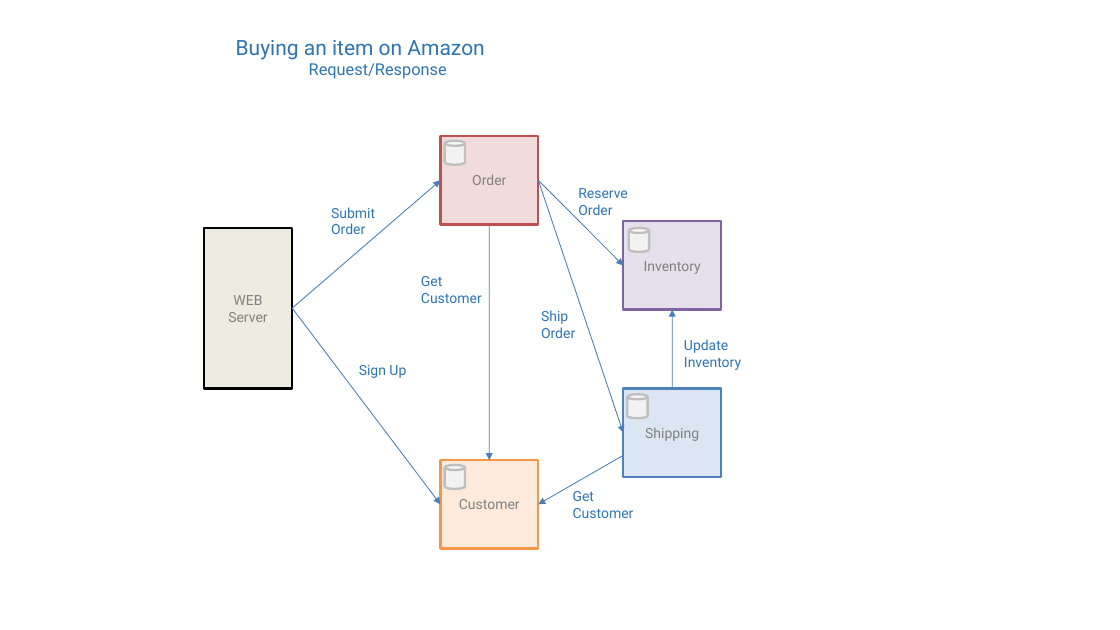
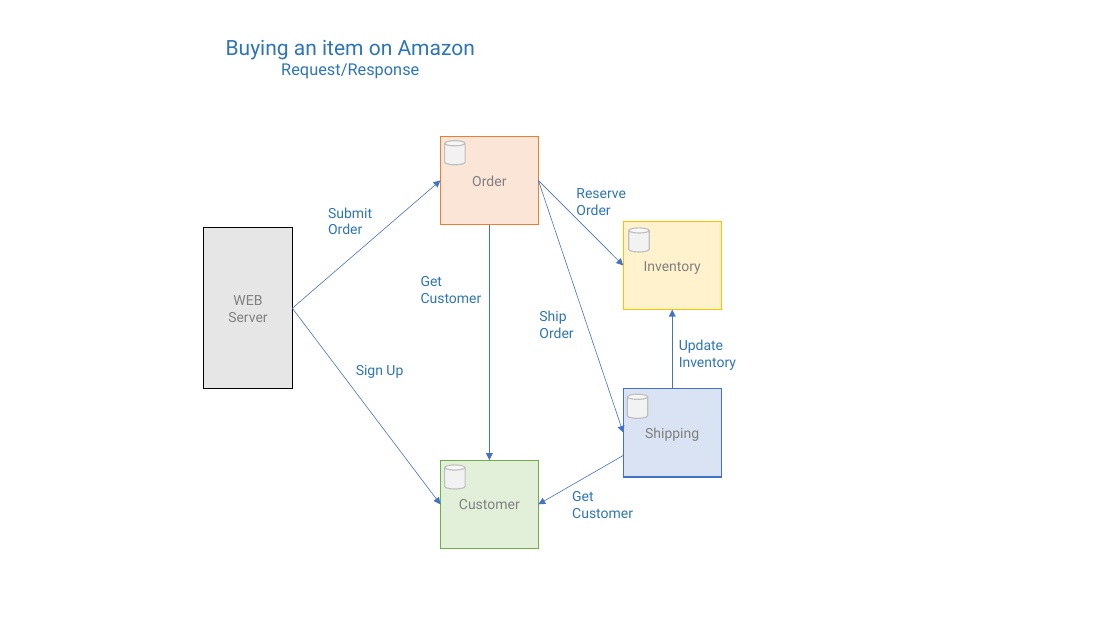
Before and after one commit to michaellif/event-driven-microservices-example, a slide deck: slide 7 of MicroservicesTraining.pptx. Drawn at 1120x630 pixels with LibreOffice and Linux fonts; fonts in the diff are those of the drawing. Boxes give left, top, right and bottom in pixels: in the first picture for what was removed or moved away, otherwise in the second. Text is boxed around its words. In the diff, an @@ line names an element or a change of style, - is before the commit and + after.

```diff
--- a/MicroservicesTraining.pptx
+++ b/MicroservicesTraining.pptx
@@ text "Buying an item on Amazon": place and size @@
-text "Buying an item on Amazon" at box(236, 40, 484, 79)
+text "Buying an item on Amazon" at box(226, 40, 475, 79)
@@ rectangle "Order" at box(440, 136, 539, 224): fill #F2DCDB to #FBE5D6; outline #C0504D 2 pt to #ED7D31 1 pt @@
@@ freeform shape removed at box(292, 181, 440, 308) @@
@@ arrow added from (292, 308) to (440, 181), #4472C4 0.5 pt @@
@@ freeform shape removed at box(539, 181, 623, 266) @@
@@ freeform shape removed at box(539, 181, 623, 433) @@
@@ arrow added from (539, 181) to (623, 266), #4472C4 0.5 pt @@
@@ arrow added from (539, 181) to (623, 433), #4472C4 0.5 pt @@
@@ text "Reserve" rewrapped from box(578, 188, 628, 215) to box(576, 188, 626, 219) @@
@@ freeform shape removed at box(489, 224, 489, 460) @@
@@ arrow added from (490, 224) to (490, 460), #4472C4 0.5 pt @@
@@ rectangle "Inventory" at box(623, 221, 722, 309): fill #E6E0EC to #FFF2CC; outline #8064A2 2 pt to #FFC000 1 pt @@
@@ freeform shape removed at box(292, 308, 440, 504) @@
@@ arrow added from (292, 308) to (440, 504), #4472C4 0.5 pt @@
@@ freeform shape removed at box(672, 310, 672, 389) @@
@@ arrow added from (672, 389) to (672, 310), #4472C4 0.5 pt @@
@@ text "Update": place and size @@
-text "Update" at box(684, 339, 741, 370)
+text "Update" at box(679, 339, 736, 370)
@@ rectangle "Shipping" at box(623, 389, 722, 477): fill #DCE6F2 to #DAE3F3; outline #4F81BD 2 pt to #4472C4 1 pt @@
@@ rectangle "Customer" at box(440, 460, 539, 549): fill #FDEADA to #E2F0D9; outline #F79646 2 pt to #70AD47 1 pt @@
@@ outline #BFBFBF 2 pt to #BFBFBF 1 pt; proportions changed in 3 elements at box(444, 141, 465, 166), box(629, 228, 649, 252), box(444, 465, 465, 489) @@
@@ freeform shape removed at box(539, 455, 623, 504) @@
@@ arrow added from (623, 455) to (539, 504), #4472C4 0.5 pt @@
```
Also in this commit, not shown: 19 other slides changed.
